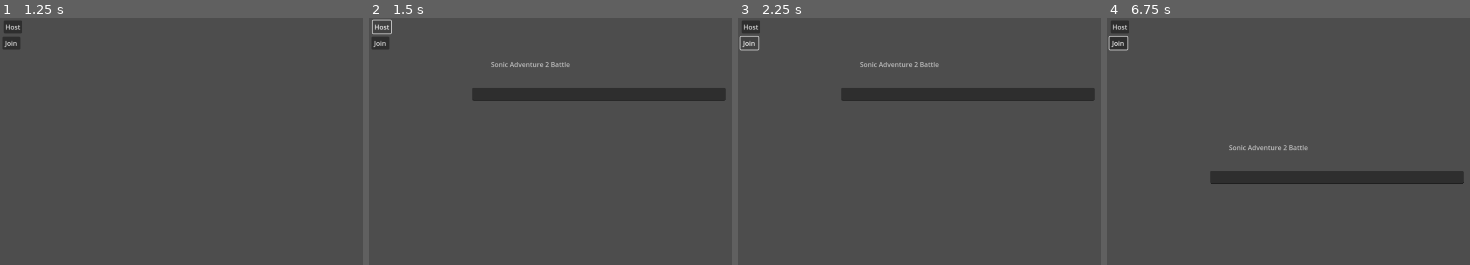
Above: before the commit, frames 1-4 (left to right).
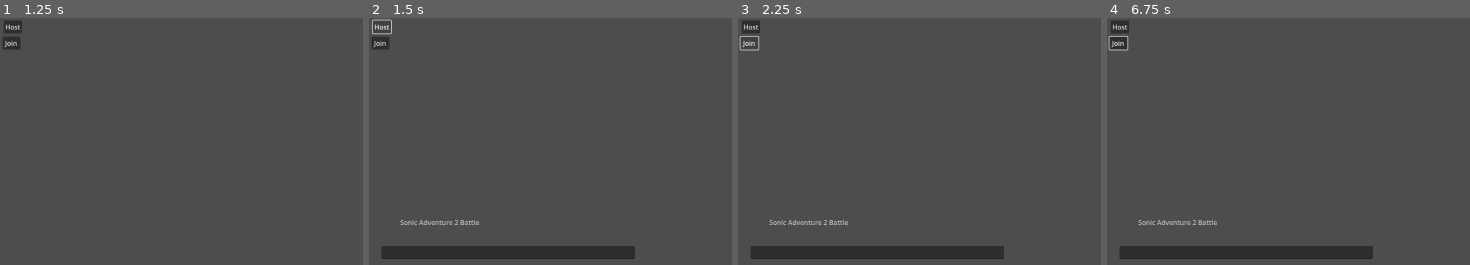
Above: after the commit, the same moments.

Repository: RNGSSB/bubble-tinder
Game: Godot game, scene res://multiplayer_test.tscn
Two runs of this game, one before a commit and one after it. Both use one fixed random seed, a clock stepped at 60 frames per second and the inputs below.
Inputs (mouse positions are in pixels of both pictures, inside the frame that each line leads up to):
- Up to frame 1 (1.25 s): tap Enter (ui_accept) at 0.5, 0.77 s; move the mouse to (outside the picture) at 0.52 s; hold Right (ui_right) from 0.53 s (still down); hold F from 0.53 s (still down); click (outside the picture) at 0.67 s
- Up to frame 2 (1.5 s): release Right (ui_right) at 1.25 s; release F at 1.25 s; click "Host" at 1.25 s
- Up to frame 3 (2.25 s): click "Join" at 2 s
- Up to frame 4 (6.75 s): drag from (1346, 264) to (outside the picture) at 2.77 s; move the mouse to (outside the picture) at 3.52 s; hold Right (ui_right) 3.53-4.25 s; hold F 3.53-4.25 s; drag from (outside the picture) to (1266, 176) at 4.27 s; move the mouse to (outside the picture) at 5.02 s; hold Left (ui_left) 5.03-5.75 s; hold F 5.03-5.75 s; drag from (1266, 176) to (1386, 129) at 5.77 s; move the mouse to (outside the picture) at 6.52 s; hold Down (ui_down) from 6.53 s (still down); hold F from 6.53 s (still down); click (outside the picture) at 6.67 s

Frame 1 is identical in both runs. In frame 2, 7.8% of the frame differs, in the area x 3-99%, y 17-98%; in frame 3, 7.8%; in frame 4, 7.8%.

Commit message:
player positions

Diff:
--- a/bubble-tinder/marioteachestyping.gd
+++ b/bubble-tinder/marioteachestyping.gd
@@ -9,19 +9,22 @@
 
 # Called when the node enters the scene tree for the first time.
 func _ready():
+	if name == str(1):
+		position = Vector2(-218,380)
+	else:
+		position = Vector2(1039,380)
+
 	if is_multiplayer_authority():
 		playerText.editable = true
+		playerText.focus_mode = 3
 	else:
 		playerText.editable = false
+		playerText.focus_mode = 0
 
 
 # Called every frame. 'delta' is the elapsed time since the previous frame.
 func _process(delta):
-	if is_multiplayer_authority():
-		if Input.is_action_just_pressed("ui_down"):
-			position = Vector2(0,200)
-		if Input.is_action_just_pressed("ui_up"):
-			position = Vector2(0,0)
+	pass
 
 
 func _on_line_edit_text_submitted(new_text):
--- a/bubble-tinder/marioteachestyping.tscn
+++ b/bubble-tinder/marioteachestyping.tscn
@@ -14,6 +14,7 @@
 properties/2/replication_mode = 1
 
 [node name="InputStuff" type="Node2D"]
+position = Vector2(1039, 380)
 script = ExtResource("1_f7p8w")
 
 [node name="LineEdit" type="LineEdit" parent="."]
--- a/bubble-tinder/multiplayer_test.gd
+++ b/bubble-tinder/multiplayer_test.gd
@@ -13,7 +13,6 @@
 func _add_player(id = 1):
 	var player = player_scene.instantiate()
 	player.name = str(id)
-	print(player.name)
 	call_deferred("add_child", player)
 
 
